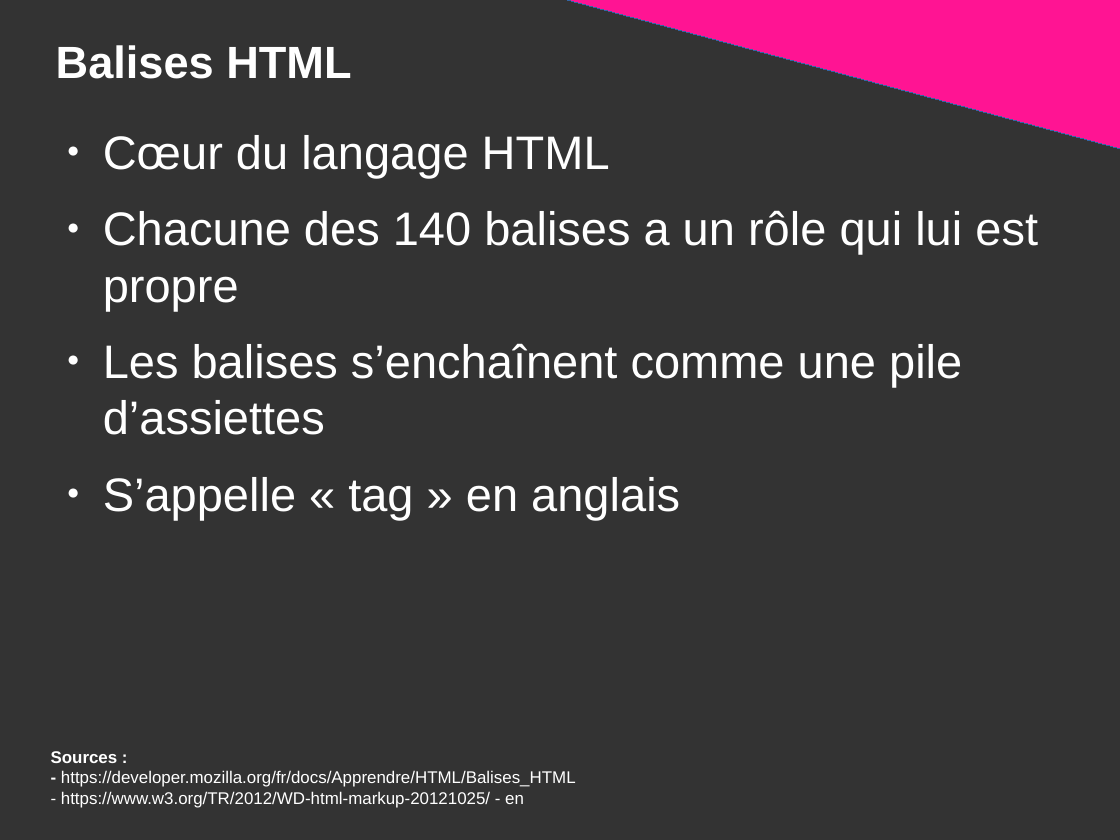
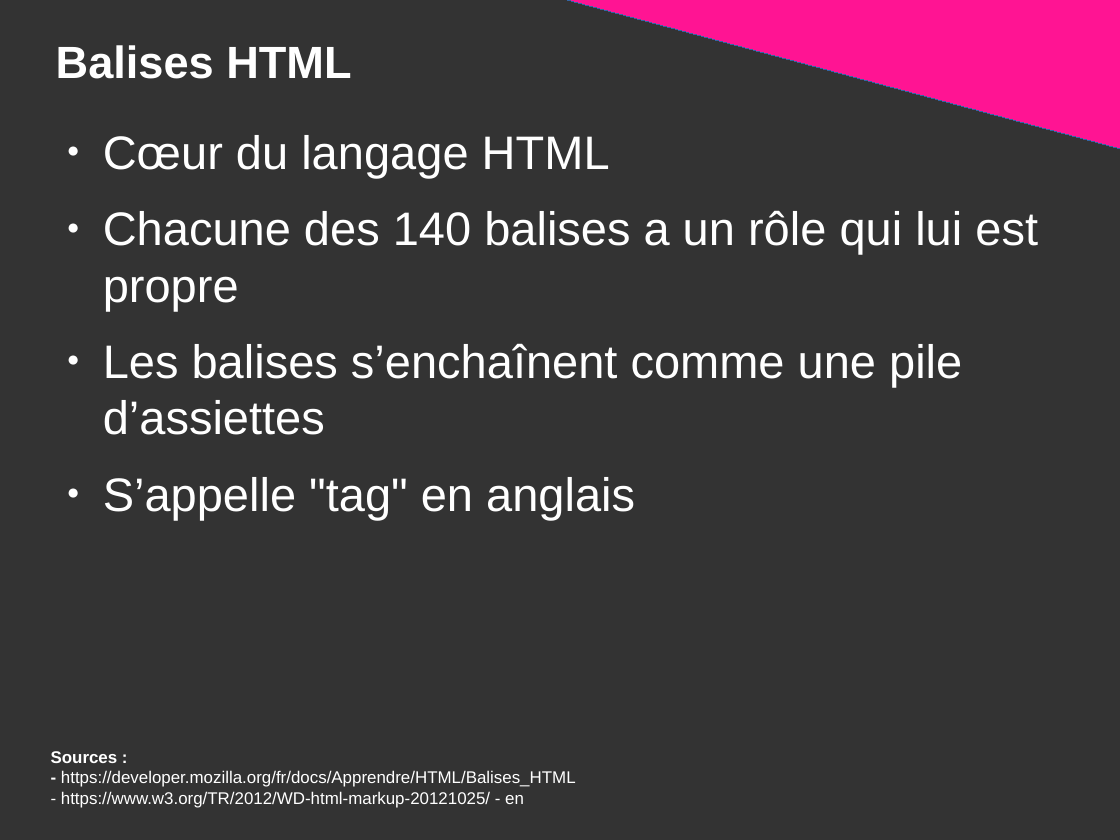
Before and after one commit to DanYellow/presentations, a slide deck: slide 16 of mmi/html/travaux-pratiques/numero-1/presentation.odp. Drawn at 1120x840 pixels with LibreOffice and Linux fonts; fonts in the diff are those of the drawing. Boxes give left, top, right and bottom in pixels: in the first picture for what was removed or moved away, otherwise in the second. Text is boxed around its words. In the diff, an @@ line names an element or a change of style, - is before the commit and + after.

```diff
--- a/mmi/html/travaux-pratiques/numero-1/presentation.odp
+++ b/mmi/html/travaux-pratiques/numero-1/presentation.odp
@@ text at <box>103,477,635,520</box>: text changed @@
-● S’appelle « tag » en anglais
+● S’appelle "tag" en anglais
```
Also in this commit, not shown: 3 other slides changed, 2 other files.
